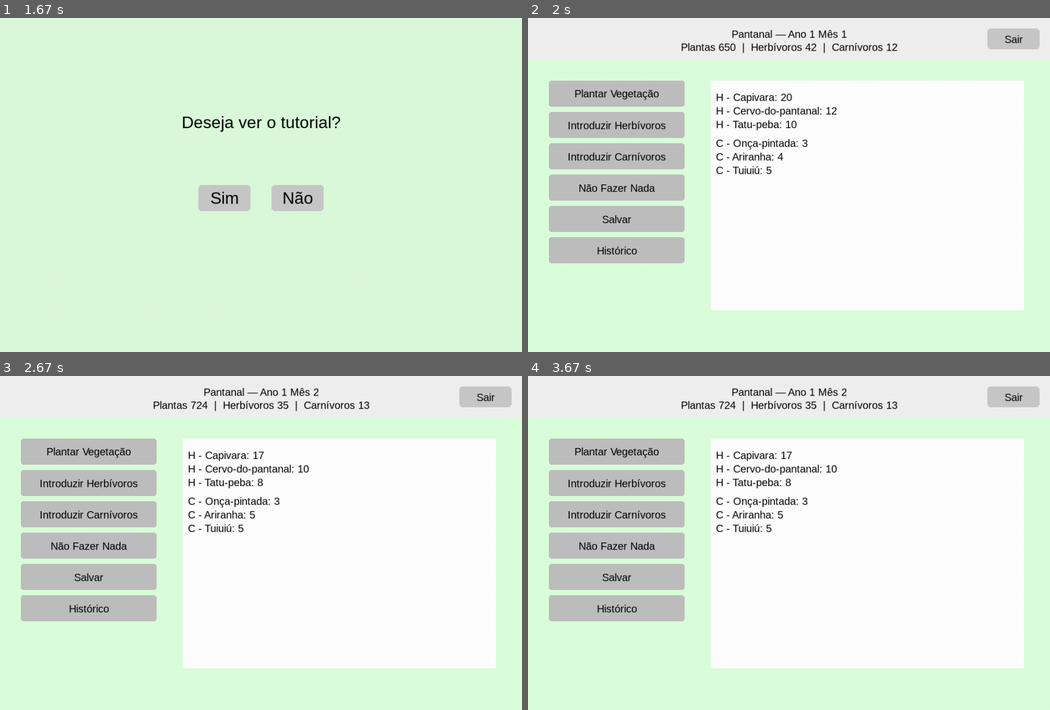
Above: before the commit, frames 1-4 (two rows, left to right).
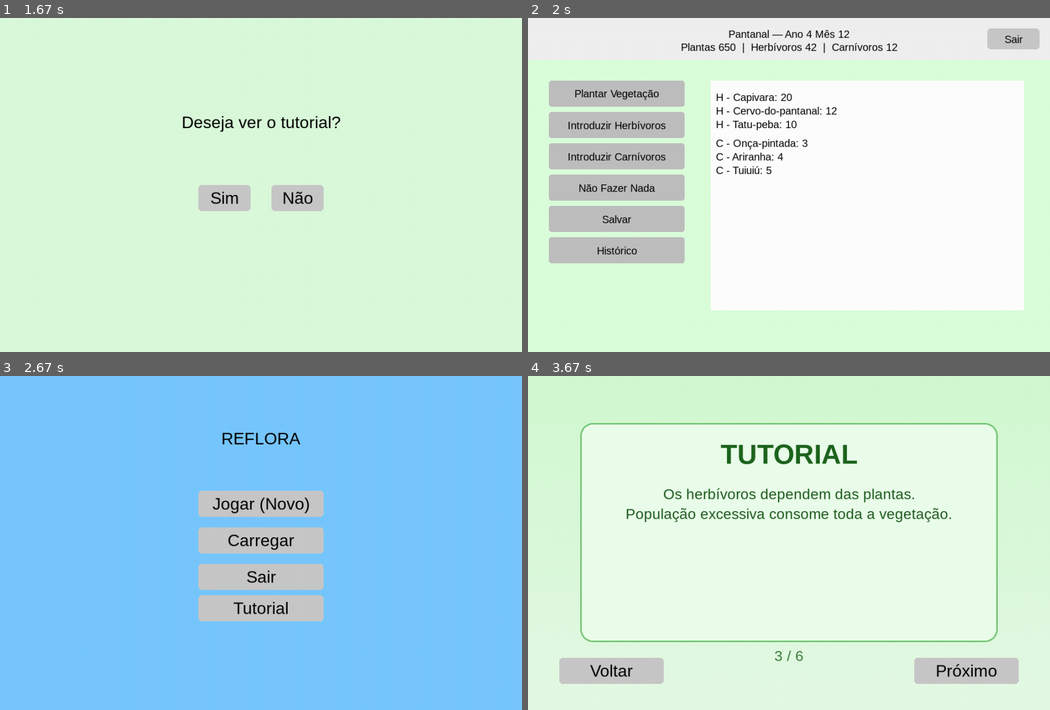
Above: after the commit, the same moments.

Repository: HederGabriel/Reflora
Game: pygame game, started from main.py
Same seed, same stepped clock (60 frames per second), same inputs: the game is played once before the commit and once after it.
Inputs (mouse positions are in pixels of both pictures, inside the frame that each line leads up to):
- Up to frame 1 (1.67 s): press the mouse at (261, 181) at 0.37 s; move the mouse to (177, 221) at 0.47 s; release the mouse at (99, 261) at 0.6 s; press the mouse at (365, 265) at 0.7 s; move the mouse to (224, 185) at 0.8 s; release the mouse at (83, 104) at 0.93 s; press the mouse at (318, 188) at 1.03 s; move the mouse to (391, 248) at 1.13 s; release the mouse at (459, 311) at 1.27 s; press the mouse at (219, 291) at 1.37 s; move the mouse to (182, 291) at 1.47 s; release the mouse at (146, 291) at 1.6 s
- Up to frame 2 (2 s): press the mouse at (825, 198) at 1.7 s; move the mouse to (736, 218) at 1.8 s; release the mouse at (642, 238) at 1.93 s
- Up to frame 3 (2.67 s): click "Plantar Vegetação" at 2.05 s; press the mouse at (261, 633) at 2.37 s; move the mouse to (250, 526) at 2.47 s; release the mouse at (234, 416) at 2.6 s
- Up to frame 4 (3.67 s): press the mouse at (789, 606) at 2.7 s; move the mouse to (768, 589) at 2.8 s; release the mouse at (742, 573) at 2.93 s; press the mouse at (966, 659) at 3.03 s; move the mouse to (799, 543) at 3.13 s; release the mouse at (632, 426) at 3.27 s; press the mouse at (966, 659) at 3.37 s; move the mouse to (909, 616) at 3.47 s; release the mouse at (851, 573) at 3.6 s

Frame 1 is identical in both runs. In frame 2, 0.3% of the frame differs, in the area x 38-62%, y 3-7%; in frame 3, 100%, in the area x 0-100%, y 0-100%; in frame 4, 39%.

Commit message:
Excluir Save quando o jogo termina

Diff:
--- a/ecossistema.py
+++ b/ecossistema.py
@@ -1,4 +1,3 @@
-import random
 from biomas import (
     configurar_amazonia,
     configurar_cerrado,
@@ -10,8 +9,8 @@
 class Ecossistema:
     def __init__(self, bioma, estado_salvo=None):
         self.bioma = bioma
-        self.mes = 1
-        self.ano = 1
+        self.mes = 12
+        self.ano = 4
 
         # Configuração inicial por bioma + capacidade de plantas
         if bioma == "Amazônia":
--- a/main.py
+++ b/main.py
@@ -56,8 +56,8 @@
 # VARIÁVEIS GLOBAIS (originais + extras para slots/modal)
 # ------------------------------------------------------
 pagina = "menu"
-estado_salvamento = None
-estado_tutorial_origem = None
+pagina_salvamento = None
+pagina_tutorial_origem = None
 bioma_selecionado = None
 buttons_saves = []
 alerta_saves = False
@@ -81,7 +81,7 @@
     (SCREEN_W // 2 - 60, 550, 120, 50),
     "Voltar",
     FONT,
-    callback=lambda: mudar_estado("menu")
+    callback=lambda: mudar_pagina("menu")
 )
 
 # -----------------------
@@ -176,7 +176,7 @@
             if sistema.carregar(self.nome_arquivo):
                 global nome_save_atual, pagina
                 nome_save_atual = self.nome_arquivo.replace('.json','')
-                mudar_estado("jogo")
+                mudar_pagina("jogo")
 
     def on_apagar(self):
         global modal_ativo, modal_slot
@@ -204,7 +204,7 @@
 
                     # se não há ecossistema ainda → fluxo normal de criar novo jogo
                     if not sistema.ecossistema:
-                        mudar_estado("selec_bioma")
+                        mudar_pagina("selec_bioma")
                         return
 
                     # já há jogo em andamento, apenas criar novo save para o jogo atual
@@ -241,14 +241,14 @@
 # ------------------------------------------------------
 # Funções do fluxo de saves (mantidas e integradas)
 # ------------------------------------------------------
-def mudar_estado(e):
+def mudar_pagina(e):
     global pagina
     pagina = e
 
 def escolher_bioma(i):
     global bioma_selecionado
     bioma_selecionado = i
-    mudar_estado("confirma_bioma")
+    mudar_pagina("confirma_bioma")
 
 def confirmar_bioma_final():
     global criando_novo_jogo, nome_save_atual, tutorial_origem
@@ -282,7 +282,7 @@
     global nome_save_atual
     if sistema.carregar(arq):
         nome_save_atual = arq.replace('.json', '')
-        mudar_estado("jogo")
+        mudar_pagina("jogo")
 
 def apagar_save(arq):
     if os.path.exists(arq):
@@ -321,7 +321,7 @@
     # Proteção: não tenta salvar se não houver jogo
     if not ecossistema_ok():
         digitando_nome_save = False
-        mudar_estado("selec_bioma")
+        mudar_pagina("selec_bioma")
         return
 
     alerta_nome_vazio = False
@@ -366,7 +366,7 @@
 
     # Atualiza slots e vai de volta ao jogo
     abrir_lista_saves()
-    mudar_estado("jogo")
+    mudar_pagina("jogo")
 
 def sair_e_salvar():
     global alerta_salvo, tempo_alerta_salvo
@@ -378,7 +378,7 @@
         if sucesso:
             alerta_salvo = True
             tempo_alerta_salvo = pygame.time.get_ticks()
-            mudar_estado("menu")
+            mudar_pagina("menu")
             return
     iniciar_nome_save()
 
@@ -449,7 +449,7 @@
     tempo_alerta_salvo = pygame.time.get_ticks()
 
 
-    mudar_estado("jogo")
+    mudar_pagina("jogo")
 
 
 def cancelar_substituir():
@@ -473,7 +473,7 @@
     modal_slot = None
 
     # 4. Voltar ao jogo
-    mudar_estado("jogo")
+    mudar_pagina("jogo")
 
 # botão cancelar na tela de substituição — declarado global para ser tratado no loop de eventos
 btn_cancel_substituir = Button((SCREEN_W//2 - 100, 500, 200, 50), "Cancelar", BIG, callback=cancelar_substituir)
@@ -483,13 +483,13 @@
 # ------------------------------------------------------
 BUTTON_WIDTH, BUTTON_HEIGHT = 220, 60
 
-button_sair_jogo = Button((SCREEN_W - 120, 20, 100, 40), "Sair", FONT, callback=lambda: mudar_estado("sair_confirm"))
+button_sair_jogo = Button((SCREEN_W - 120, 20, 100, 40), "Sair", FONT, callback=lambda: mudar_pagina("sair_confirm"))
 button_sair_sim = Button((SCREEN_W//2 - BUTTON_WIDTH - 20, 300, BUTTON_WIDTH, BUTTON_HEIGHT), "Salvar e Sair", BIG, callback=sair_e_salvar)
-button_sair_nao = Button((SCREEN_W//2 + 20, 300, BUTTON_WIDTH, BUTTON_HEIGHT), "Sair sem Salvar", BIG, callback=lambda: mudar_estado("menu"))
+button_sair_nao = Button((SCREEN_W//2 + 20, 300, BUTTON_WIDTH, BUTTON_HEIGHT), "Sair sem Salvar", BIG, callback=lambda: mudar_pagina("menu"))
 btn_carregar = Button((SCREEN_W // 2 - 120, 290, 240, 50), "Carregar", BIG, callback=abrir_lista_saves)
 
 buttons_menu = [
-    Button((SCREEN_W // 2 - 120, 220, 240, 50), "Jogar (Novo)", BIG, callback=lambda: mudar_estado("selec_bioma")),
+    Button((SCREEN_W // 2 - 120, 220, 240, 50), "Jogar (Novo)", BIG, callback=lambda: mudar_pagina("selec_bioma")),
     btn_carregar,
     Button((SCREEN_W // 2 - 120, 360, 240, 50), "Sair", BIG, callback=lambda: sys.exit()),
     Button((SCREEN_W // 2 - 120, 420, 240, 50), "Tutorial", BIG, callback=lambda: abrir_tutorial_menu()),
@@ -506,13 +506,13 @@
     x = start_x + (i - 1) * (button_width + spacing)
     buttons_bioma.append(Button((x, y_biomas, button_width, button_height), lbl, FONT, callback=lambda x=i: escolher_bioma(x)))
 
-button_cancelar_bioma = Button((SCREEN_W // 2 - 100, 500, 200, 50), "Cancelar", BIG, callback=lambda: mudar_estado("menu"))
+button_cancelar_bioma = Button((SCREEN_W // 2 - 100, 500, 200, 50), "Cancelar", BIG, callback=lambda: mudar_pagina("menu"))
 
 button_fim_menu = Button(
     (SCREEN_W//2 - 120, 400, 240, 50),
     "Voltar ao Menu",
     BIG,
-    callback=lambda: mudar_estado("menu")
+    callback=lambda: mudar_pagina("menu")
 )
 
 # ------------------------------------------------------
@@ -574,17 +574,17 @@
         tutorial_pagina = 0
 
 def perguntar_tutorial():
-    global pagina, estado_tutorial_origem
-    estado_tutorial_origem = "novo_jogo"
-    mudar_estado("pergunta_tutorial")
+    global pagina, pagina_tutorial_origem
+    pagina_tutorial_origem = "novo_jogo"
+    mudar_pagina("pergunta_tutorial")
 
 def pular_tutorial():
-    global estado_tutorial_origem
-    estado_tutorial_origem = None
-    mudar_estado("jogo")
+    global pagina_tutorial_origem
+    pagina_tutorial_origem = None
+    mudar_pagina("jogo")
 
 def iniciar_tutorial():
-    mudar_estado("tutorial")
+    mudar_pagina("tutorial")
 
 def draw_pergunta_tutorial():
     screen.fill((220, 250, 220))
@@ -610,15 +610,15 @@
 def abrir_tutorial_menu():
     global tutorial_origem
     tutorial_origem = "menu"
-    mudar_estado("tutorial")
+    mudar_pagina("tutorial")
 
 def sair_tutorial():
     global tutorial_origem
 
     if tutorial_origem == "menu":
-        mudar_estado("menu")
+        mudar_pagina("menu")
     else:
-        mudar_estado("jogo")
+        mudar_pagina("jogo")
 
 btn_sim = Button((SCREEN_W//2 - 120, 320, 100, 50), "Sim", BIG, callback=iniciar_tutorial)
 btn_nao = Button((SCREEN_W//2 + 20, 320, 100, 50), "Não", BIG, callback=pular_tutorial)
@@ -701,7 +701,7 @@
             centered_text(screen, linha, FONT, y)
             y += 40
         Button((SCREEN_W//2 - 140, 500, 120, 50), "SIM", BIG, callback=confirmar_bioma_final).draw(screen)
-        Button((SCREEN_W//2 + 20, 500, 120, 50), "NÃO", BIG, callback=lambda: mudar_estado("selec_bioma")).draw(screen)
+        Button((SCREEN_W//2 + 20, 500, 120, 50), "NÃO", BIG, callback=lambda: mudar_pagina("selec_bioma")).draw(screen)
     else:
         centered_text(screen, "Nenhum bioma selecionado", FONT, 180)
 
@@ -997,118 +997,80 @@
 # ------------------------------------------------------
 # LOOP PRINCIPAL
 # ------------------------------------------------------
-
+scroll_historico = 0
 running = True
 
 while running:
-
-    # --------------------------------------------------
-    # CAPTURA DE EVENTOS (mouse, teclado, janela, etc.)
-    # --------------------------------------------------
     for ev in pygame.event.get():
-
-        # Fechou a janela → encerra o jogo
         if ev.type == pygame.QUIT:
             running = False
 
-        # =================================================
-        # DIGITAÇÃO DO NOME DO SAVE
-        # =================================================
+        # DIGITAÇÃO DO SAVE
         if digitando_nome_save and ev.type == pygame.KEYDOWN:
             if ev.key == pygame.K_RETURN:
-                salvar_jogo_com_enter()     # confirma o nome digitado
+                salvar_jogo_com_enter()
             elif ev.key == pygame.K_BACKSPACE:
-                input_nome_save = input_nome_save[:-1]   # apaga caractere
+                input_nome_save = input_nome_save[:-1]
             else:
-                input_nome_save += ev.unicode            # adiciona caractere
-            continue   # impede qualquer outro pagina de interferir
-
-        # =================================================
-        # MODAL ATIVO (bloqueia 100% dos outros eventos)
-        # =================================================
+                input_nome_save += ev.unicode
+            continue
+
+        # MODAL ATIVO
         if modal_ativo:
-            botoes_modal = draw_modal()     # redesenha modal
+            botoes_modal = draw_modal()
             for b in botoes_modal:
-                b.handle_event(ev)          # só o modal recebe eventos
+                b.handle_event(ev)
             continue
 
-        # =================================================
-        # EVENTOS ESPECÍFICOS POR pagina ATUAL
-        # =================================================
+        # EVENTOS POR pagina
         if ev.type in (pygame.MOUSEMOTION, pygame.MOUSEBUTTONDOWN, pygame.MOUSEWHEEL):
 
-            # -------------------------
-            # pagina: MENU PRINCIPAL
-            # -------------------------
             if pagina == "menu":
                 for b in buttons_menu:
                     b.handle_event(ev)
 
-            # -------------------------
-            # pagina: PERGUNTA DO TUTORIAL
-            # -------------------------
             elif pagina == "pergunta_tutorial":
                 btn_sim.handle_event(ev)
                 btn_nao.handle_event(ev)
 
-            # -------------------------
-            # pagina: TUTORIAL
-            # -------------------------
             elif pagina == "tutorial":
                 if ev.type in (pygame.MOUSEMOTION, pygame.MOUSEBUTTONDOWN):
                     btn_prox.handle_event(ev)
                     if tutorial_pagina > 0:
                         btn_voltar.handle_event(ev)
 
-            # -------------------------
-            # pagina: SELEÇÃO DE BIOMA
-            # -------------------------
             elif pagina == "selec_bioma":
                 for b in buttons_bioma:
                     b.handle_event(ev)
                 button_cancelar_bioma.handle_event(ev)
 
-            # -------------------------
-            # pagina: CONFIRMAÇÃO DE BIOMA
-            # -------------------------
             elif pagina == "confirma_bioma":
                 if ev.type == pygame.MOUSEBUTTONDOWN:
                     x, y = ev.pos
-                    # Botão SIM
                     if SCREEN_W // 2 - 140 <= x <= SCREEN_W // 2 - 20 and 500 <= y <= 550:
                         confirmar_bioma_final()
-                    # Botão NÃO
                     if SCREEN_W // 2 + 20 <= x <= SCREEN_W // 2 + 140 and 500 <= y <= 550:
-                        mudar_estado("selec_bioma")
-
-            # -------------------------
-            # pagina: LISTA DE SAVES
-            # -------------------------
+                        mudar_pagina("selec_bioma")
+
             elif pagina == "lista_saves":
                 for s in slots:
                     s.handle_event(ev)
                 button_voltar_saves.handle_event(ev)
 
-            # -------------------------
-            # pagina: JOGO PRINCIPAL
-            # -------------------------
             elif pagina == "jogo":
-                rects = draw_jogo()    # Botões centrais da simulação
+                rects = draw_jogo()
                 button_sair_jogo.handle_event(ev)
 
-                # Clique em ações de jogo
                 if ev.type == pygame.MOUSEBUTTONDOWN:
                     for r, act in rects:
                         if r.collidepoint(ev.pos):
 
-                            # Segurança: se o ecossistema não existe, volta ao início
                             if not ecossistema_ok():
-                                mudar_estado("selec_bioma")
+                                mudar_pagina("selec_bioma")
                                 break
 
                             eco = sistema.ecossistema
 
-                            # As ações do jogo alteram o ecossistema
                             if act == "Plantar Vegetação":
                                 aumento = random.randint(60, 120)
                                 eco.plantas = min(eco.capacidade_plantas, eco.plantas + aumento)
@@ -1136,66 +1098,60 @@
 
                             elif act == "Histórico":
                                 scroll_historico = 0
-                                button_voltar_saves.callback = lambda: mudar_estado("jogo")
-                                mudar_estado("historico")
-
-                            # Após cada ação, verifica se houve fim de jogo
+                                button_voltar_saves.callback = lambda: mudar_pagina("jogo")
+                                mudar_pagina("historico")
+
+                            # ---------------------------------------------------------
+                            # VERIFICAR FIM DE JOGO (EDITADO + APAGA SAVE AO TERMINAR)
+                            # ---------------------------------------------------------
                             status_fim = eco.verificar_fim_jogo()
                             if status_fim:
+
+                                # APAGAR SAVE CARREGADO AO TERMINAR O JOGO
+                                if sistema.current_save_file and os.path.exists(sistema.current_save_file):
+                                    try:
+                                        os.remove(sistema.current_save_file)
+                                        print(f"[Save] Save removido: {sistema.current_save_file}")
+                                    except Exception as e:
+                                        print(f"[Erro] Não foi possível remover o save: {e}")
+
+                                    sistema.current_save_file = None
+                                    nome_save_atual = None
+
+                                # MUDAR TELA FINAL
                                 if status_fim == "vitória":
-                                    mudar_estado("fim_vitoria")
+                                    mudar_pagina("fim_vitoria")
                                 elif status_fim == "derrota":
                                     colapso_inicio = pygame.time.get_ticks()
-                                    mudar_estado("colapso")
-
-            # -------------------------
-            # pagina: HISTÓRICO
-            # -------------------------
+                                    mudar_pagina("colapso")
+
             elif pagina == "historico":
                 button_voltar_saves.handle_event(ev)
                 if ev.type == pygame.MOUSEWHEEL:
-                    scroll_historico += ev.y * 30     # rolagem suave
-
-            # -------------------------
-            # pagina: CONFIRMAÇÃO DE SAÍDA
-            # -------------------------
+                    scroll_historico += ev.y * 30
+
             elif pagina == "sair_confirm":
                 button_sair_sim.handle_event(ev)
                 button_sair_nao.handle_event(ev)
 
-            # -------------------------
-            # pagina: SUBSTITUIR SAVES
-            # -------------------------
             elif pagina == "substituir_save":
                 for s in slots_sub:
                     s.handle_event(ev)
                 btn_cancel_substituir.handle_event(ev)
 
-            # -------------------------
-            # pagina: TELAS FINAIS
-            # -------------------------
             elif pagina in ("fim_vitoria", "fim_derrota"):
                 button_fim_menu.handle_event(ev)
 
-            # -------------------------
-            # pagina: ANIMAÇÃO DE COLAPSO
-            # -------------------------
             elif pagina == "colapso":
-                pass    # eventos não interferem no colapso
-
-    # =====================================================
-    # TIMER DO COLAPSO (3 segundos antes da tela de derrota)
-    # =====================================================
+                pass
+
+    # CONTROLE DO TEMPO DO COLAPSO
     if pagina == "colapso" and colapso_inicio:
         if pygame.time.get_ticks() - colapso_inicio >= DURACAO_COLAPSO_MS:
             colapso_inicio = None
-            mudar_estado("fim_derrota")
-
-    # =====================================================
-    # DESENHO DA TELA DE ACORDO COM O pagina ATUAL
-    # (somente UM draw_* por frame)
-    # =====================================================
-
+            mudar_pagina("fim_derrota")
+
+    # DESENHO DAS TELAS
     if digitando_nome_save:
         draw_input_save()
 
@@ -1204,7 +1160,7 @@
             draw_lista_saves()
         elif pagina == "substituir_save":
             draw_substituir_save()
-        draw_modal()  # modal sempre fica por cima
+        draw_modal()
 
     elif pagina == "menu":
         draw_menu()
@@ -1245,10 +1201,8 @@
     elif pagina == "fim_derrota":
         draw_fim_derrota()
 
-    # Atualiza frame e regula FPS
     pygame.display.update()
     clock.tick(60)
 
-# Encerramento seguro
 pygame.quit()
 sys.exit()
